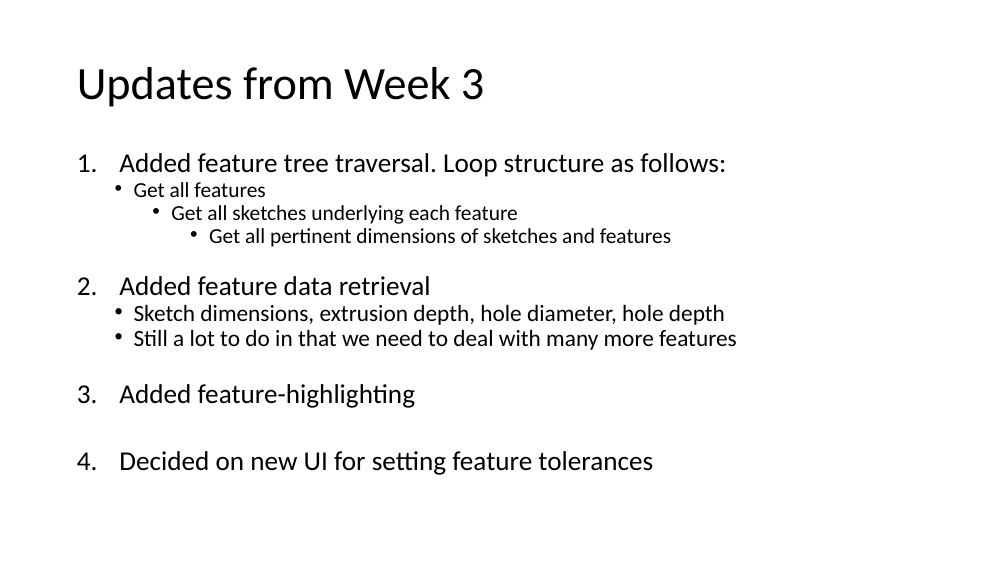
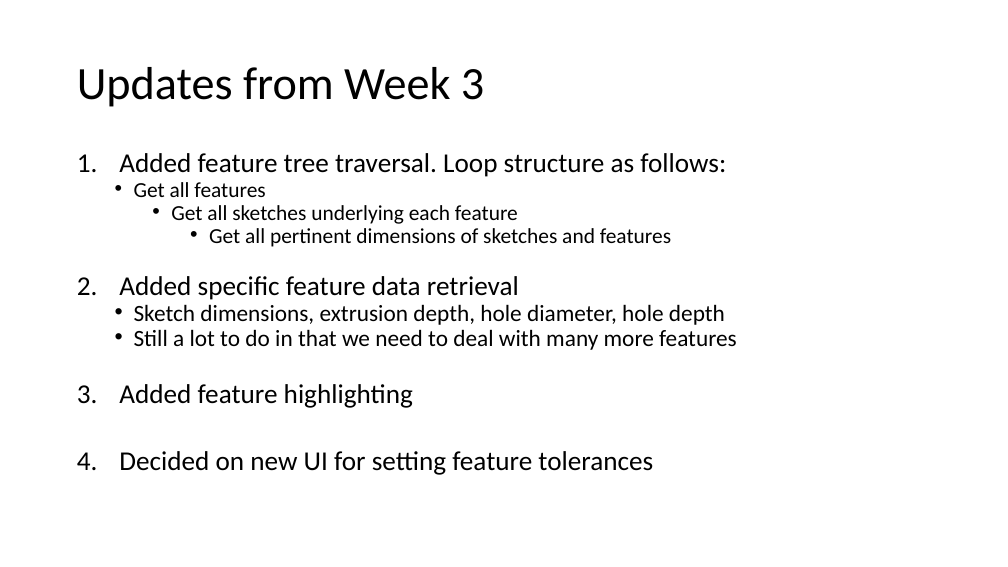
Before and after one commit to amarellapudi/Solidworks-DFM-PlugIn, a slide deck: slide 2 of Weekly Updates/Week3.pptx. Drawn at 1008x567 pixels with LibreOffice and Linux fonts; fonts in the diff are those of the drawing. Boxes give left, top, right and bottom in pixels: in the first picture for what was removed or moved away, otherwise in the second. Text is boxed around its words. In the diff, an @@ line names an element or a change of style, - is before the commit and + after.

Commit message:
Week 3 PPT Updates
Should work on Pages UI within WPF

```diff
--- a/Weekly Updates/Week3.pptx
+++ b/Weekly Updates/Week3.pptx
@@ text at <box>119,276,519,300</box>: text changed @@
-2. Added feature data retrieval
+2. Added specific feature data retrieval
@@ text at <box>119,384,413,408</box>: text changed @@
-3. Added feature-highlighting
+3. Added feature highlighting
```
Also in this commit, not shown: 2 other slides changed, 2 slides added, 2 slides removed.
